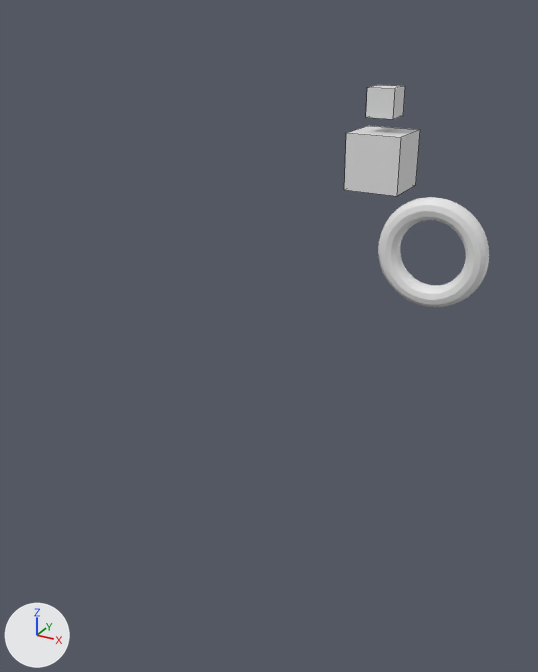
Before and after pictures for a commit that changed the Blender file core/blender/Levels/Tutorial Levels/timeTutorial.blend.
The view is the same before and after, from a 50 mm lens placed at (4.5, -5.68, 4.97), pointed at (0.73, 1.17, 1.54). Every picture has the same lights, and +X, +Y and +Z are marked at lower left. Mesh edges are drawn as thin lines on the coarser meshes.

The scene before the commit, as lines of its bpy script (objects in view):
```python
me_cube_000 = bpy.data.meshes.new('Cube.000')
me_cube_000.from_pydata(...)  # a box spanning x -1.0..1.0, y -1.0..1.0, z -1.0..1.0
me_cube_001 = bpy.data.meshes.new('Cube.001')
me_cube_001.from_pydata(...)  # a box spanning x -1.0..1.0, y -1.0..1.0, z -1.0..1.0
me_gate_000 = bpy.data.meshes.new('Gate.000')
me_gate_000.from_pydata(...)  # a torus around z (ring radius 1.0, tube radius 0.25) spanning x -1.25..1.25, y -1.25..1.25, z -0.25..0.25
ob_changetimeupgrade = bpy.data.objects.new('changeTimeUpgrade', me_cube_001)
ob_changetimeupgrade.location = (-5.0, 20.0, 0.0)
ob_gate_000 = bpy.data.objects.new('Gate.000', me_gate_000)
ob_gate_000.location = (0.0, 10.0, 0.0)
ob_gate_000.rotation_euler = (1.571, 0.0, 0.0)  # degrees (90, 0, 0)
ob_indicatorarrow = bpy.data.objects.new('IndicatorArrow', me_cube_000)
ob_indicatorarrow.location = (-5.0, 20.0, 2.0)
ob_indicatorarrow.scale = (0.5, 0.5, 0.5)
```
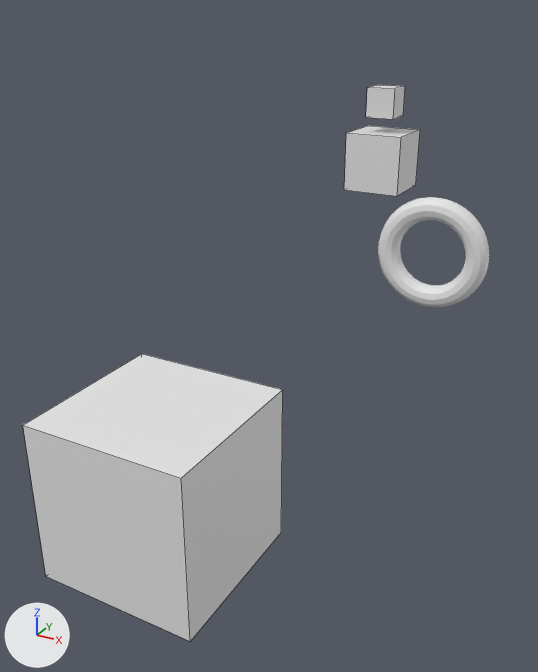
Location of each change, (x1, y1, x2, y2) in pixels of the pictures (538 x 672 px):
'Level', added
    after: (23, 354, 283, 641)

Diff of the bpy script that builds the scene:
```diff
--- a/core/blender/Levels/Tutorial Levels/timeTutorial.blend.py
+++ b/core/blender/Levels/Tutorial Levels/timeTutorial.blend.py
@@ ob_level @@
+ob_level = bpy.data.objects.new('Level', me_cube_000.copy())  # the mesh of ob_indicatorarrow
+ob_level.location = (0.0, 0.0, 0.0)
```
